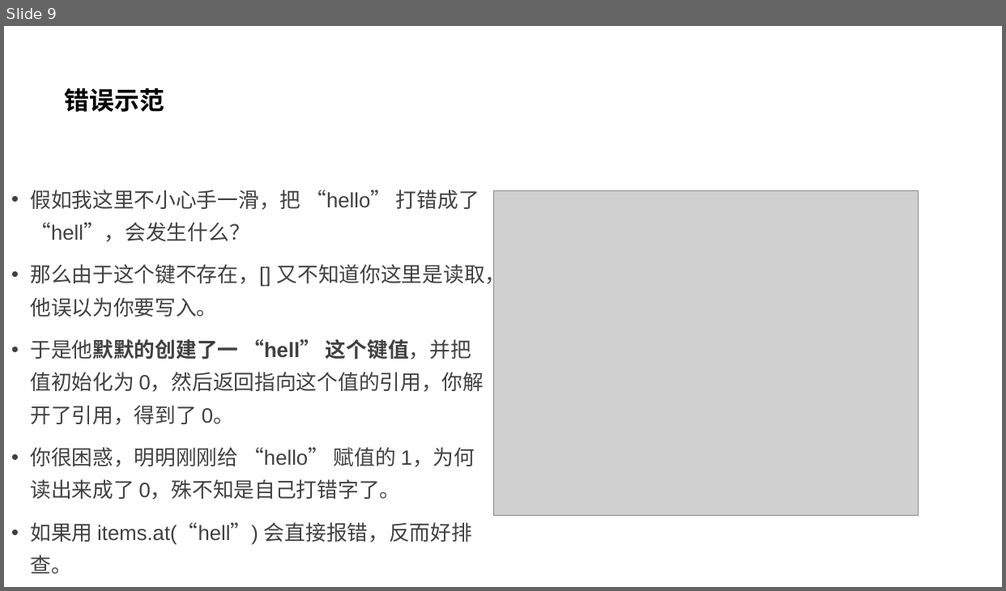
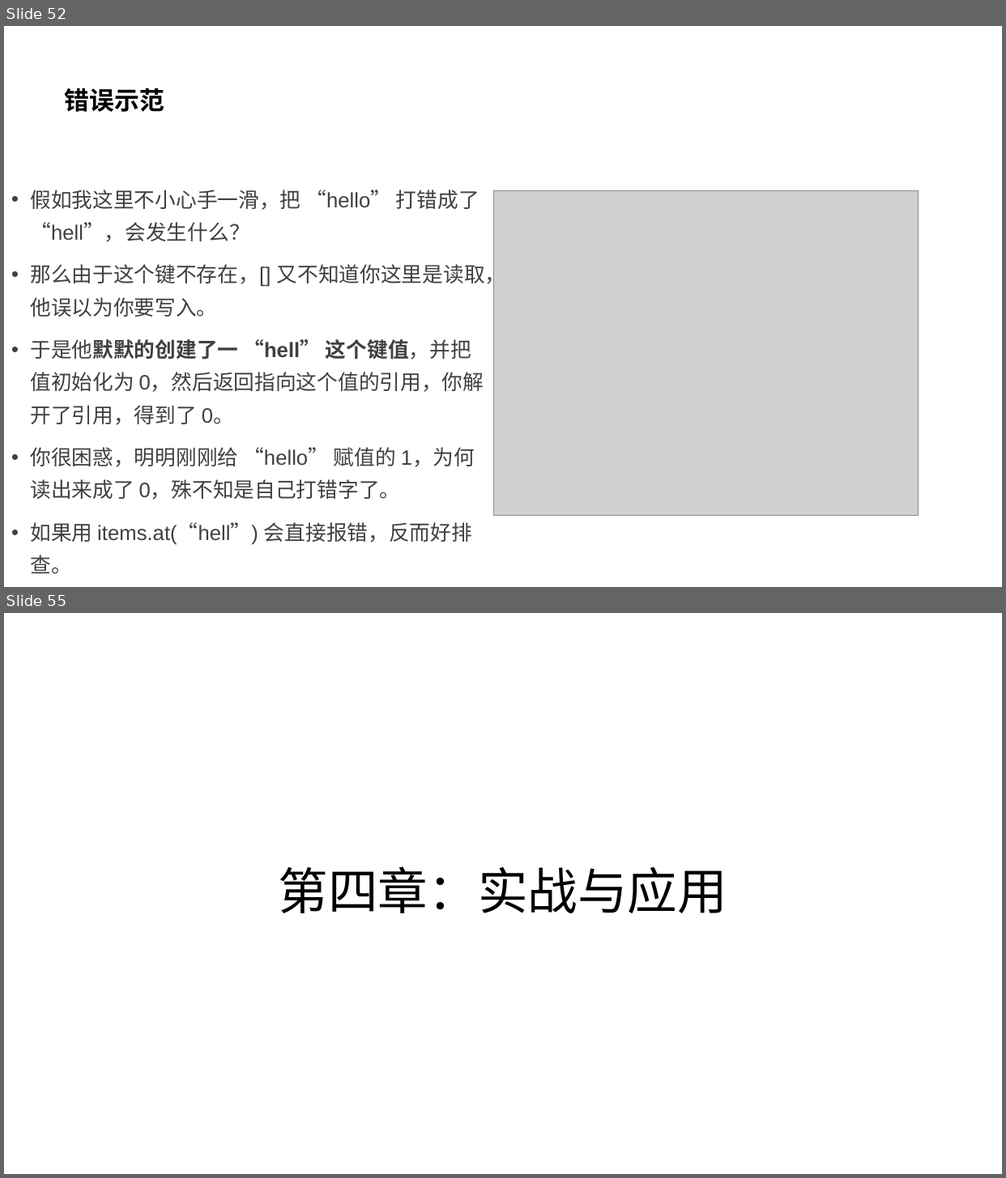
Before and after one commit to parallel101/course, a slide deck: 17/slides.pptx. Shown one above the other, each under a label of ours: slide 9 before the commit, slides 52 and 55 after it; the slides between them are not shown. The pictures are 1006x591 and 1006x1178 pixels, drawn with LibreOffice and Linux fonts; fonts in the diff are those of the drawing; grey boxes stand for pictures. Boxes give left, top, right and bottom in pixels: in the first picture for what was removed or moved away, otherwise in the second. Text is boxed around its words. In the diff, an @@ line names an element or a change of style, - is before the commit and + after.

```diff
--- a/17/slides.pptx
+++ b/17/slides.pptx
@@ slide 55 added at (4, 613, 1002, 1174), background #FFFFFF @@
@@ title added at (279, 867, 727, 914), 48 pt, text #000000 @@
+第四章：实战与应用
@@ what was slide 9 is now slide 52 @@
```
Also in this commit, not shown: 9 slides changed, 45 other slides added, 1 slide removed, 6 other files.
